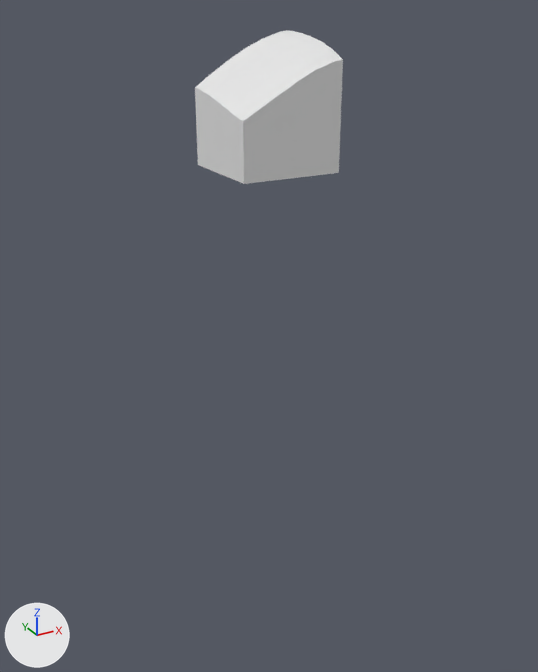
The glTF model assets/terrain/surface_pieces/surf_25_4.glb: old version first, new version second.
Both versions are drawn from a 50 mm camera at (0.2, 55.7, -17.9) aimed at (17.9, 87.9, -34.0). The axes (+X, +Y, +Z) are drawn at lower left. The lights are the same throughout. The picture after the commit comes second. Where no turn or scale is listed for an object, it has been applied to the vertices.

Names of what the first picture shows: 'geometry_0'.
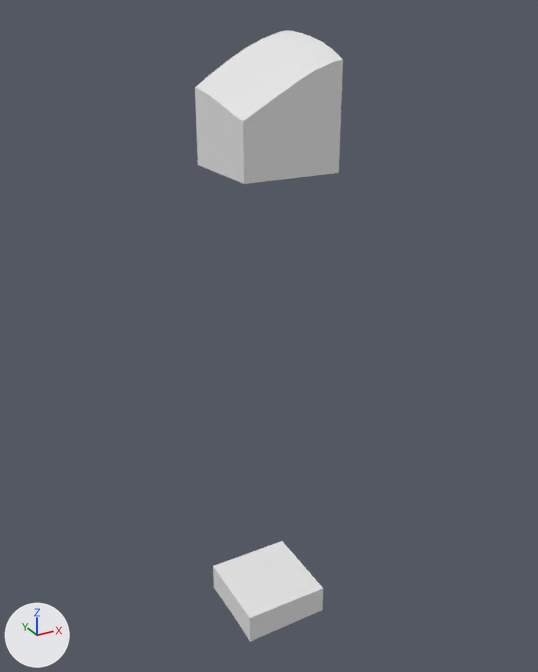
Boxes [x1, y1, x2, y2] around the edits, measured in the pictures (538 x 672 px):
'layer_7', added: after [213, 541, 323, 641]
'layer_0', unchanged, uncovered by the edit: after [235, 30, 343, 60]

The change, as a diff of the scene's bpy script:
```diff
--- a/assets/terrain/surface_pieces/surf_25_4.glb.py
+++ b/assets/terrain/surface_pieces/surf_25_4.glb.py
@@ me_layer_7 @@
+me_layer_7.from_pydata(...)  # 71 vertices, 138 faces; spans x 15.0..20.0, y 85.0..90.0, z -51.79..-50.0
@@ ob_layer_7 @@
+ob_layer_7 = bpy.data.objects.new('layer_7', me_layer_7)
+ob_layer_7.location = (0.0, 0.0, 0.0)
```
